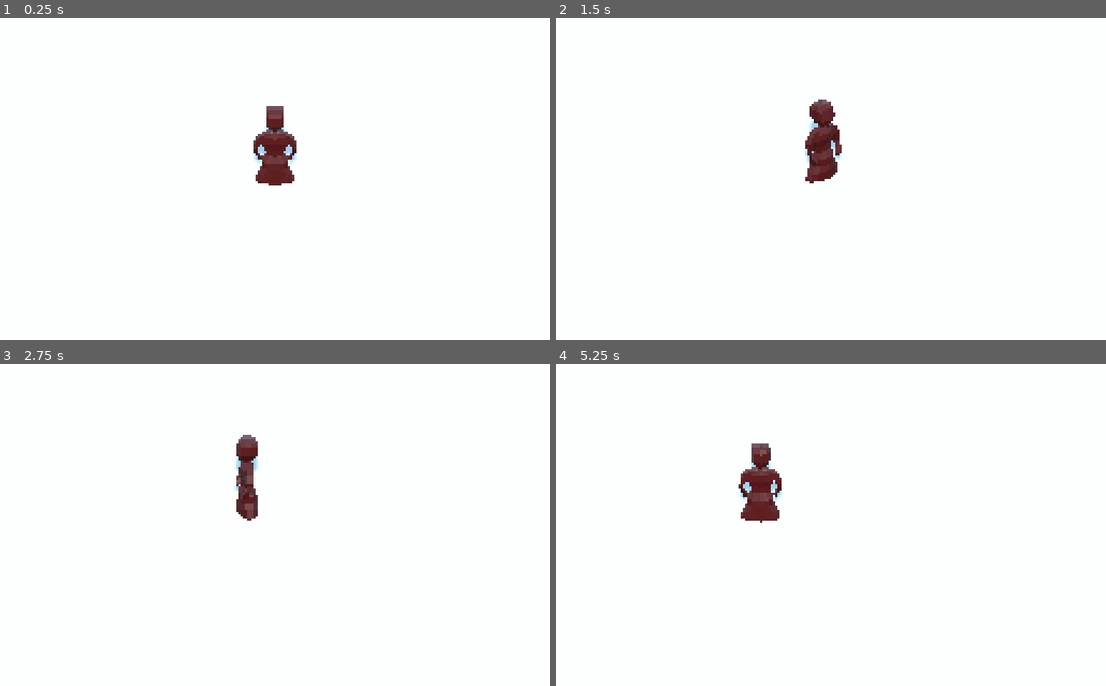
Above: before the commit, frames 1-4 (two rows, left to right).
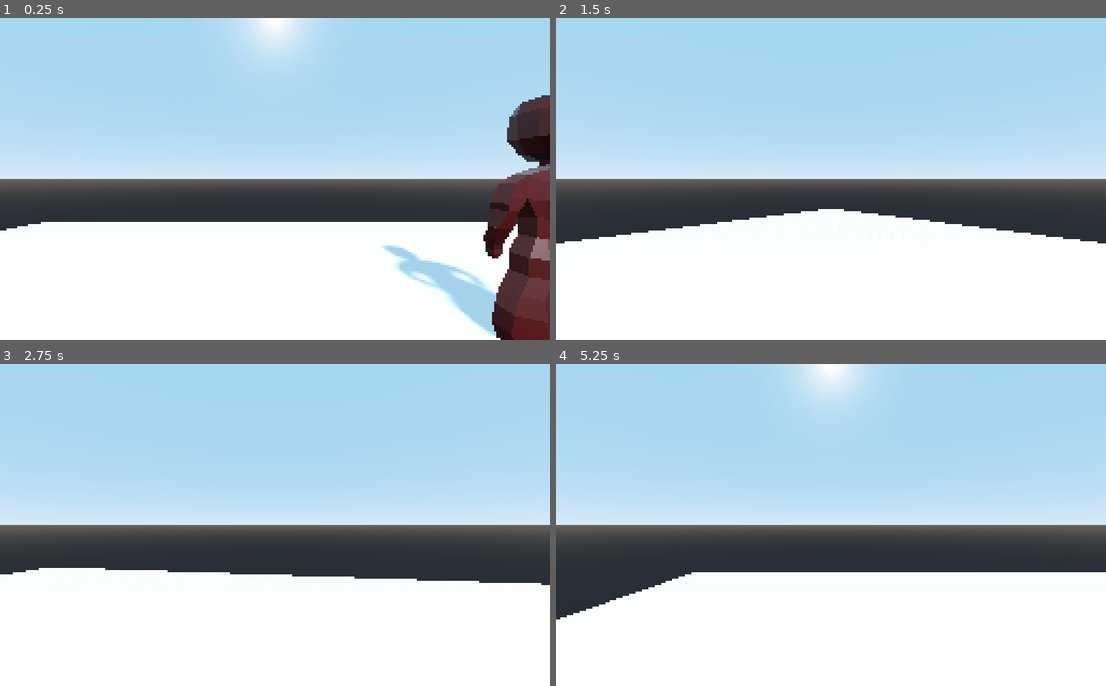
Above: after the commit, the same moments.

Repository: jaret-queercoded/Grotesque
Game: Godot game, scene res://Main.tscn
Two runs of this game, one before a commit and one after it. Both use one fixed random seed, a clock stepped at 60 frames per second and the inputs below.
Inputs:
- Up to frame 1 (0.25 s): no input
- Up to frame 2 (1.5 s): tap Enter at 0.5 s; hold D (turn_right) 0.53-1.28 s; hold S (move_back) from 1.28 s (still down)
- Up to frame 3 (2.75 s): release S (move_back) at 2.03 s; hold D (turn_right) from 2.03 s (still down)
- Up to frame 4 (5.25 s): release D (turn_right) at 2.78 s; hold W (move_forward) 2.78-3.53 s; hold A (turn_left) 3.53-5.03 s; hold S (move_back) from 5.03 s (still down)

The runs differ from the first frame. In frame 1, 69% of the frame differs, in the area x 0-100%, y 0-100%; in frame 2, 65%; in frame 3, 66%; in frame 4, 66%.

Commit message:
Changed to first person view and added logic to make the person turn to face the player using interperlation

Diff:
--- /dev/null
+++ b/LookAtArea.gd
@@ -0,0 +1,9 @@
+extends Area
+
+func _on_LookAtArea_body_entered(body):
+	if body.get_name() == "Player":
+		get_parent().target = body
+
+func _on_LookAtArea_body_exited(body):
+	if body.get_name() == "Player":
+		get_parent().target = null
--- a/Main.tscn
+++ b/Main.tscn
@@ -1,6 +1,7 @@
-[gd_scene load_steps=4 format=2]
+[gd_scene load_steps=5 format=2]
 
 [ext_resource path="res://Player.tscn" type="PackedScene" id=1]
+[ext_resource path="res://Person.tscn" type="PackedScene" id=2]
 
 [sub_resource type="BoxShape" id=1]
 extents = Vector3( 30, 1, 30 )
@@ -25,12 +26,7 @@
 shadow_enabled = true
 
 [node name="Player" parent="." instance=ExtResource( 1 )]
-transform = Transform( 0.65, 0, 0, 0, 0.65, 0, 0, 0, 0.65, 0, 0, 0 )
+transform = Transform( 2.5, 0, 0, 0, 2.5, 0, 0, 0, 2.5, 0, 0, 0 )
 
-[node name="CameraPivot" type="Spatial" parent="."]
-transform = Transform( 1, 0, 0, 0, 0.866025, 0.5, 0, -0.5, 0.866025, 0, 0, 0 )
-
-[node name="Camera" type="Camera" parent="CameraPivot"]
-transform = Transform( 1, 0, 0, 0, 1, 0, 0, 0, 1, 0, 0, 33 )
-projection = 1
-size = 19.0
+[node name="Person" parent="." instance=ExtResource( 2 )]
+transform = Transform( 1, 0, 0, 0, 1, 0, 0, 0, 1, 9.61679, -0.337147, -8.10388 )
--- /dev/null
+++ b/Person.gd
@@ -0,0 +1,23 @@
+extends KinematicBody
+
+var target
+
+var speed = 1
+
+func _physics_process(delta):
+	if target:
+		# get the position that we want to look at
+		var target_position = target.transform.origin
+
+		# since I don't want the person to tilt looking at the player I use the
+		# same y value as the person so that they think that they are on the
+		# height level even though the player position is slightyly lower
+		target_position.y = transform.origin.y
+
+		# I could use look_at but I don't because it snaps the person to look at
+		# the player and I perfer a smooth look at the player to fix this I get
+		# the transform to make the person look at the player and instead I
+		# interpolate using the speed and the time delta to smoothly look at the
+		# player
+		var new_transform = transform.looking_at(target_position, Vector3.UP)
+		transform  = transform.interpolate_with(new_transform, speed * delta)
--- /dev/null
+++ b/Person.tscn
@@ -0,0 +1,30 @@
+[gd_scene load_steps=6 format=2]
+
+[ext_resource path="res://art/person.glb" type="PackedScene" id=1]
+[ext_resource path="res://Person.gd" type="Script" id=2]
+[ext_resource path="res://LookAtArea.gd" type="Script" id=3]
+
+[sub_resource type="CapsuleShape" id=1]
+
+[sub_resource type="CylinderShape" id=2]
+radius = 1.37268
+height = 2.08554
+
+[node name="Person" type="KinematicBody"]
+script = ExtResource( 2 )
+
+[node name="person" parent="." instance=ExtResource( 1 )]
+transform = Transform( 1, 0, 0, 0, 1, 0, 0, 0, 1, 0, 1.90459, 0 )
+
+[node name="CollisionShape" type="CollisionShape" parent="."]
+transform = Transform( 1.97676, 0, 0, 0, -4.55082e-07, -2.79327, 0, 1.31364, -2.14019e-07, 0, 4.35685, 0 )
+shape = SubResource( 1 )
+
+[node name="LookAtArea" type="Area" parent="."]
+script = ExtResource( 3 )
+
+[node name="CollisionShape" type="CollisionShape" parent="LookAtArea"]
+transform = Transform( 7, 0, 0, 0, 4.06284, 0, 0, 0, 7, 0, 3.81141, 0 )
+shape = SubResource( 2 )
+[connection signal="body_entered" from="LookAtArea" to="LookAtArea" method="_on_LookAtArea_body_entered"]
+[connection signal="body_exited" from="LookAtArea" to="LookAtArea" method="_on_LookAtArea_body_exited"]
--- a/Player.gd
+++ b/Player.gd
@@ -1,6 +1,7 @@
 extends KinematicBody
 
 const MOVE_SPEED = 5
+const BACKWARDS_SLOWDOWN = 0.66
 const TURN_SPEED = 180
 const GRAVITY = 98
 const MAX_FALL_SPEED = 30
@@ -9,6 +10,7 @@
 var grounded = false
 
 func _physics_process(delta):
+	var backwards = false
 	var move_dir = 0
 	var turn_dir = 0
 	if Input.is_action_pressed("turn_left"):
@@ -18,19 +20,23 @@
 
 	if Input.is_action_pressed("move_back"):
 		move_dir += 1
+		backwards = true
 	if Input.is_action_pressed("move_forward"):
 		move_dir -= 1
+		backwards = false
 
 	rotation_degrees.y += turn_dir * TURN_SPEED * delta
 
 	var move_vec = global_transform.basis.z * MOVE_SPEED * move_dir
+	if backwards:
+		move_vec *= BACKWARDS_SLOWDOWN
+
 	move_vec.y = y_velocity
-	move_and_slide(move_vec, Vector3.UP)
+	var _move = move_and_slide(move_vec, Vector3.UP)
 
-	var was_grounded = grounded
 	grounded = is_on_floor()
 	y_velocity -= GRAVITY * delta
 	if grounded:
-		y_velocity += -0.1
+		y_velocity = -0.1
 	if y_velocity < -MAX_FALL_SPEED:
 		y_velocity = -MAX_FALL_SPEED
--- a/Player.tscn
+++ b/Player.tscn
@@ -1,18 +1,15 @@
-[gd_scene load_steps=4 format=2]
+[gd_scene load_steps=3 format=2]
 
 [ext_resource path="res://Player.gd" type="Script" id=1]
-[ext_resource path="res://art/player.glb" type="PackedScene" id=2]
 
 [sub_resource type="CapsuleShape" id=1]
 
 [node name="Player" type="KinematicBody"]
 script = ExtResource( 1 )
 
-[node name="Pivot" type="Spatial" parent="."]
+[node name="CollisionShape" type="CollisionShape" parent="."]
+transform = Transform( 1, 0, 0, 0, -4.37114e-08, 1.5, 0, -1, -6.55671e-08, 0, 2.25, 0 )
+shape = SubResource( 1 )
 
-[node name="player" parent="Pivot" instance=ExtResource( 2 )]
-transform = Transform( 1, 0, 0, 0, 1, 0, 0, 0, 1, 0, 1.57719, 0 )
-
-[node name="CollisionShape" type="CollisionShape" parent="."]
-transform = Transform( 1.77373, 0, 0, 0, -4.37114e-08, 3, 0, -1.89646, -2.48691e-07, 0, 3.68795, 0 )
-shape = SubResource( 1 )
+[node name="Camera" type="Camera" parent="."]
+transform = Transform( 1, 0, 0, 0, 1, 0, 0, 0, 1, 0, 3, 0 )
--- a/project.godot
+++ b/project.godot
@@ -7,6 +7,11 @@
 ;   param=value ; assign values to parameters
 
 config_version=4
+
+_global_script_classes=[  ]
+_global_script_class_icons={
+
+}
 
 [application]
 
Renamed: art/player.glb -> art/person.glb
Not shown, changed: art/person.glb.import
Not shown, added: .gitignore
